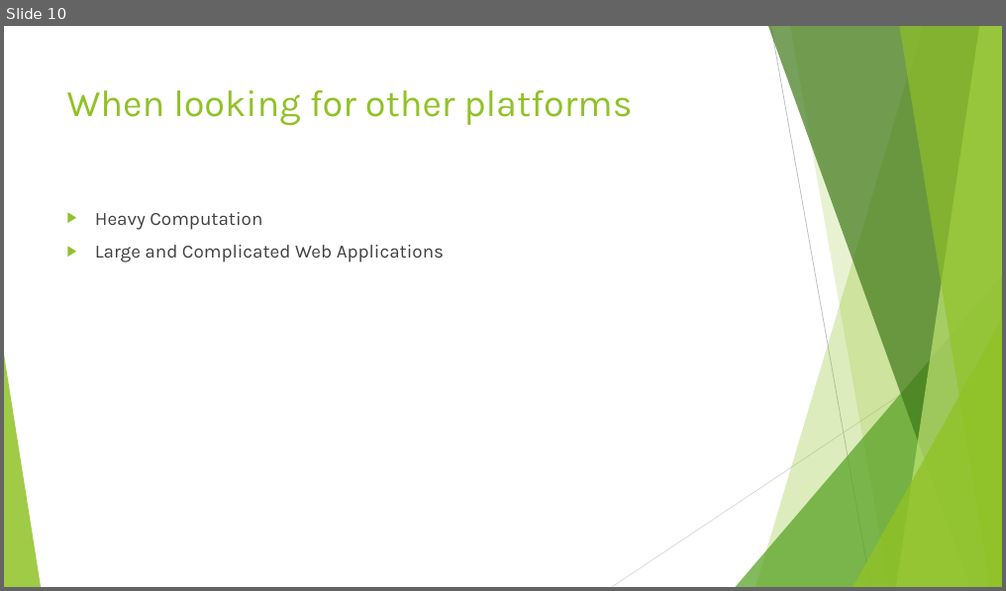
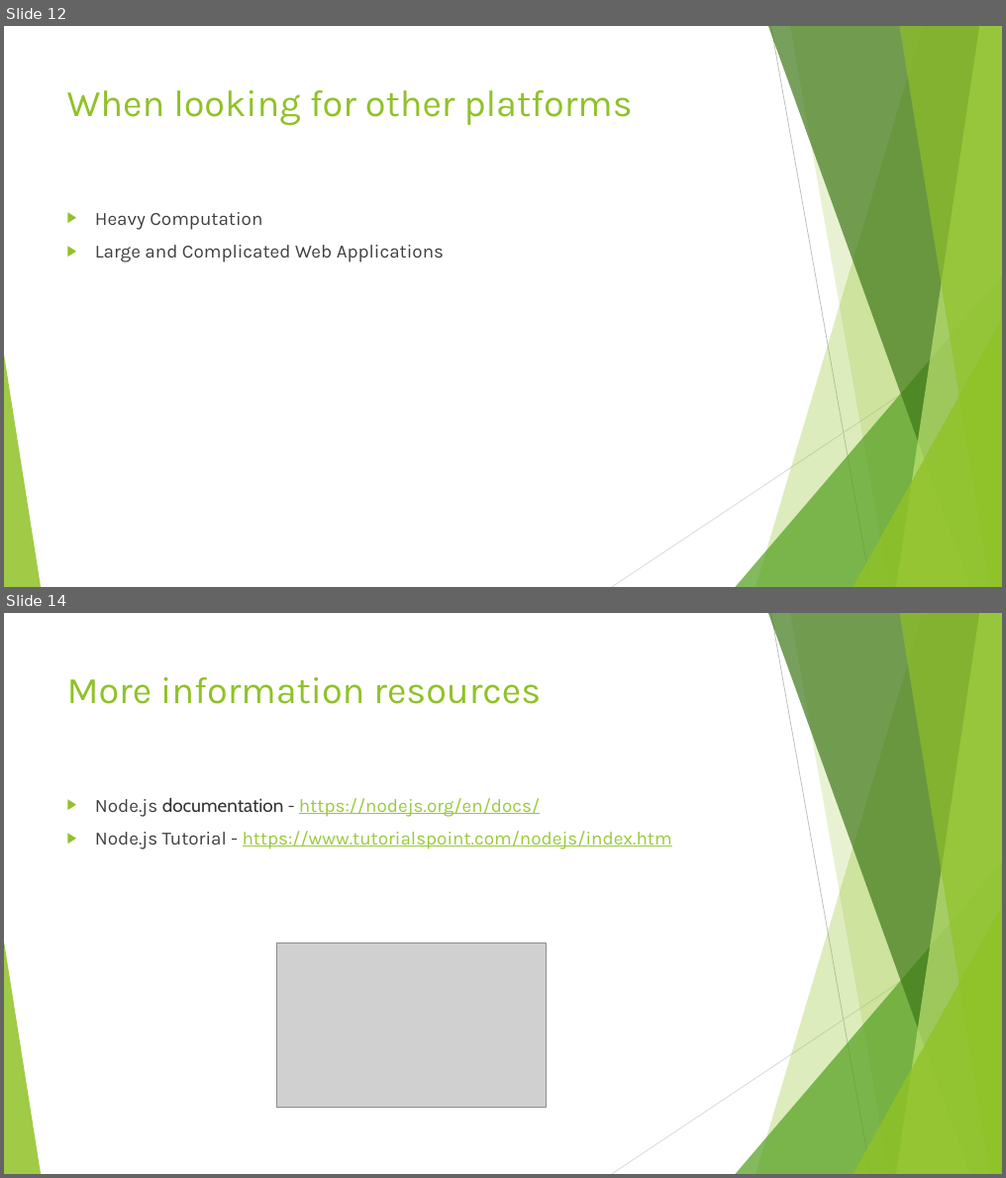
Before and after one commit to ronikar/Course-Materials, a slide deck: presentations/Node.js.pptx. Shown one above the other, each under a label of ours: slide 10 before the commit, slides 12 and 14 after it; the slides between them are not shown. The pictures are 1006x591 and 1006x1178 pixels, drawn with LibreOffice and Linux fonts; fonts in the diff are those of the drawing; grey boxes stand for pictures. Boxes give left, top, right and bottom in pixels: in the first picture for what was removed or moved away, otherwise in the second. Text is boxed around its words. In the diff, an @@ line names an element or a change of style, - is before the commit and + after.

```diff
--- a/presentations/Node.js.pptx
+++ b/presentations/Node.js.pptx
@@ slide 14 added at [4, 613, 1002, 1174], background #FFFFFF; not listed: 10 template elements that a slide beside it also shows @@
@@ title added at [67, 677, 541, 704], 36 pt, text #90C226 @@
+More information resources
@@ text added at [95, 798, 672, 850], 18 pt, text #99CA3C, underline @@
+▶ Node.js documentation - https://nodejs.org/en/docs/
+▶ Node.js Tutorial - https://www.tutorialspoint.com/nodejs/index.htm
@@ picture added at [276, 943, 546, 1108] @@
@@ what was slide 10 is now slide 12 @@
```
Also in this commit, not shown: 2 slides changed, 2 other slides added, 19 other files.
